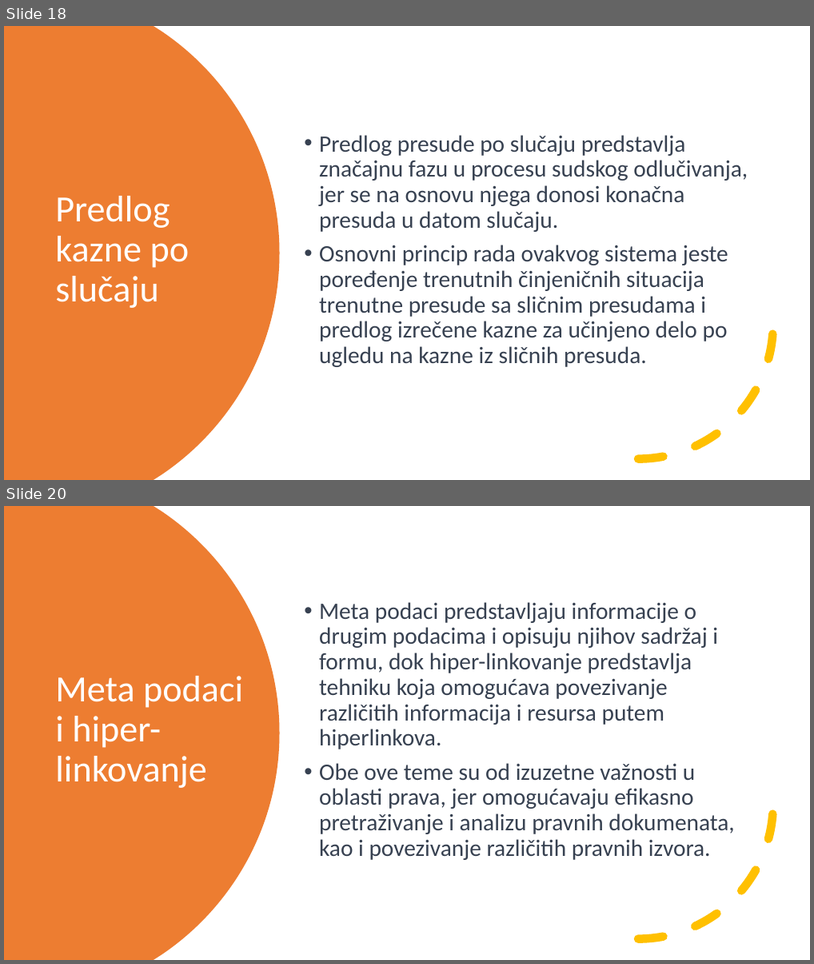
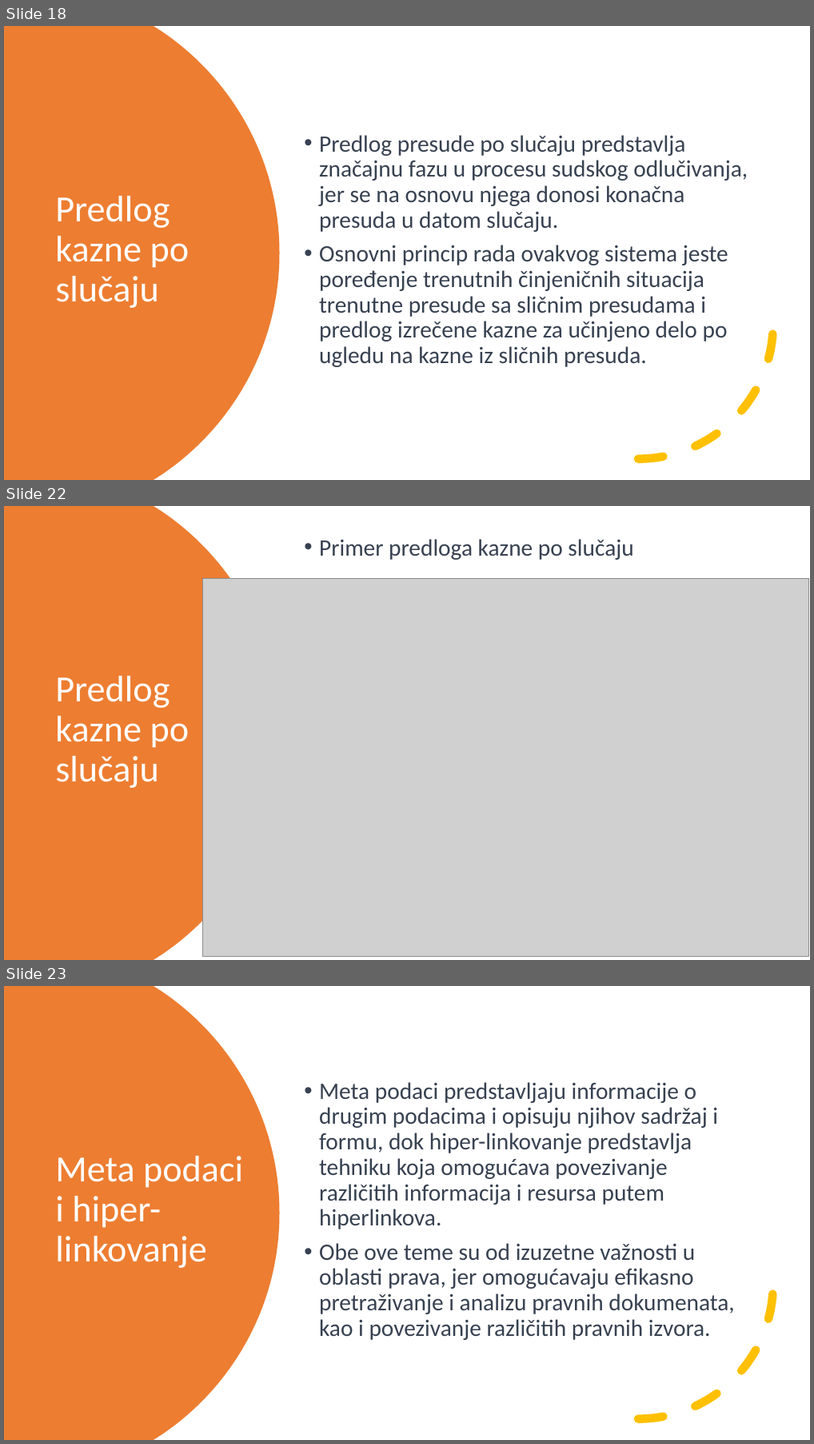
Before and after one commit to BorislavGajic/Pravna_informatika, a slide deck: prezentacija.pptx. Shown one above the other, each under a label of ours: slides 18 and 20 before the commit, slides 18, 22 and 23 after it; the slides between them are not shown. The pictures are 814x964 and 814x1444 pixels, drawn with LibreOffice and Linux fonts; fonts in the diff are those of the drawing; grey boxes stand for pictures. Boxes give left, top, right and bottom in pixels: in the first picture for what was removed or moved away, otherwise in the second. Text is boxed around its words. In the diff, an @@ line names an element or a change of style, - is before the commit and + after.

```diff
--- a/prezentacija.pptx
+++ b/prezentacija.pptx
@@ slide 22 added at (4,506,810,960), background #FFFFFF @@
@@ freeform shape added at (4,506,280,960), fill #ED7D31 @@
@@ text added at (319,539,634,560), 28 pt, text #374151 @@
+• Primer predloga kazne po slučaju
@@ picture added at (203,579,809,956) @@
@@ title added at (55,676,190,788), 44 pt, text #FFFFFF @@
+Predlog kazne po slučaju
@@ what was slide 20 is now slide 23 @@
```
Also in this commit, not shown: 1 slide changed, 2 other slides added, 1 other file.
